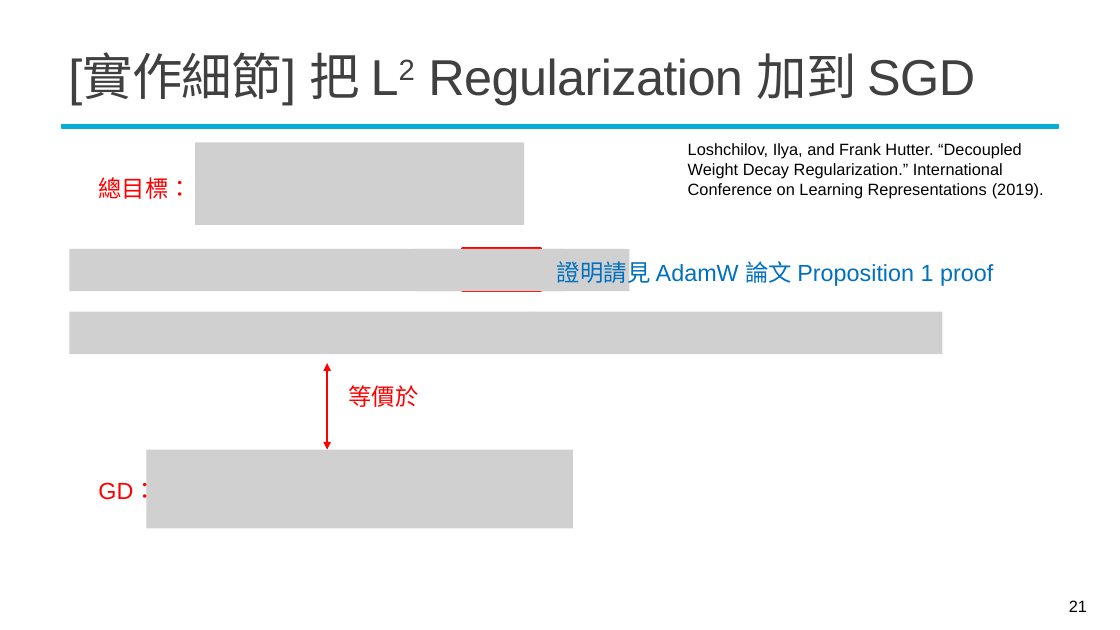
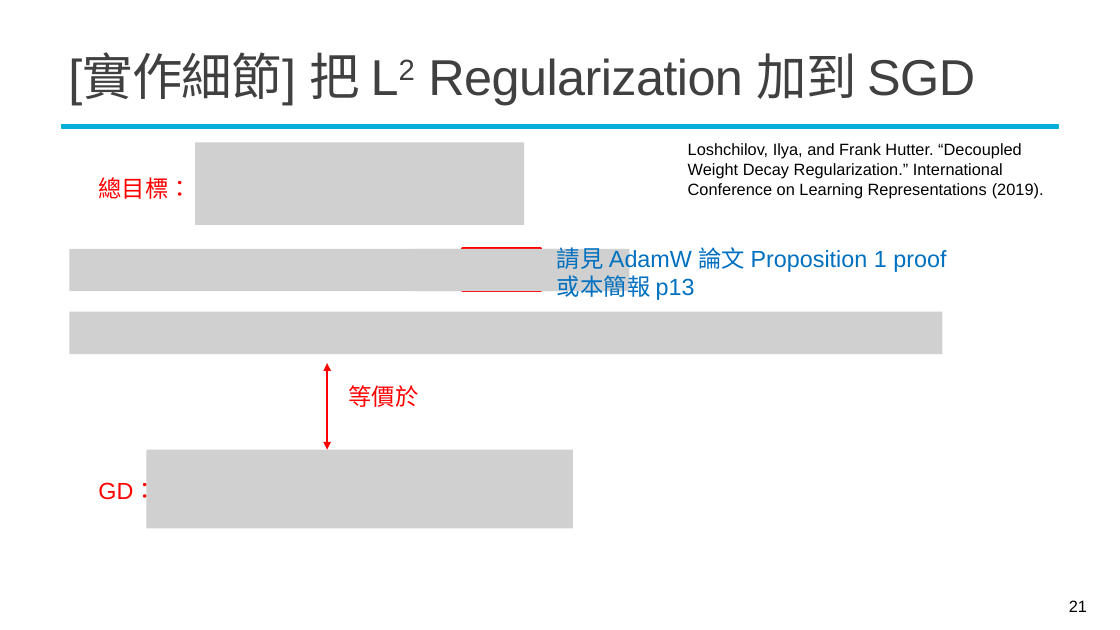
Before and after one commit to mcps5601/CGUDL_2026_fall, a slide deck: slide 21 of slides/training_tips_1021.pptx. Drawn at 1120x630 pixels with LibreOffice and Linux fonts; fonts in the diff are those of the drawing; grey boxes stand for pictures; background and template pictures are left out. Boxes give left, top, right and bottom in pixels: in the first picture for what was removed or moved away, otherwise in the second. Text is boxed around its words. In the diff, an @@ line names an element or a change of style, - is before the commit and + after.

Commit message:
feat: update W7 slide

```diff
--- a/slides/training_tips_1021.pptx
+++ b/slides/training_tips_1021.pptx
@@ text at box(557, 244, 946, 302): text changed @@
-證明請見 AdamW 論文 Proposition 1 proof
+請見 AdamW 論文 Proposition 1 proof
+或本簡報 p13
```
Also in this commit, not shown: 17 other slides changed, 1 slide added, 1 other file.
